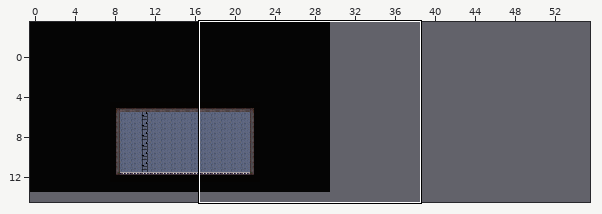
An edit to a level. Tiled map, scream-machine/Assets/Resources/RawMaps/Compound/LoopingArea.tmx. The first picture is a wide view before the edit; the outline marks the close-up.
Close-up. The starting point:
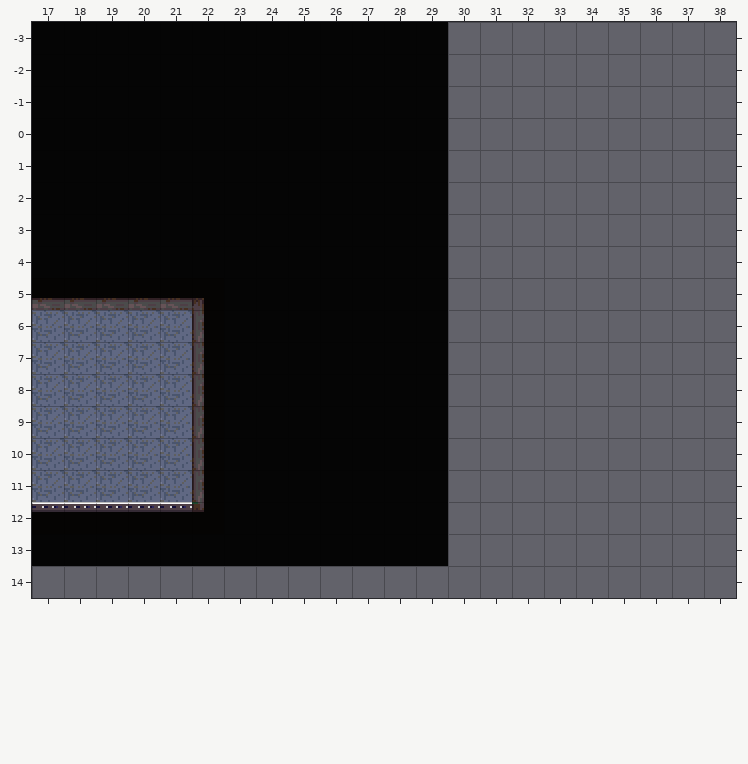
Cells are 16x16 px. Shown: x 17..38, y -3..14. The commit also changed other parts of the map, which this record leaves out. The old version is drawn lined up with the new one.
Once edited:
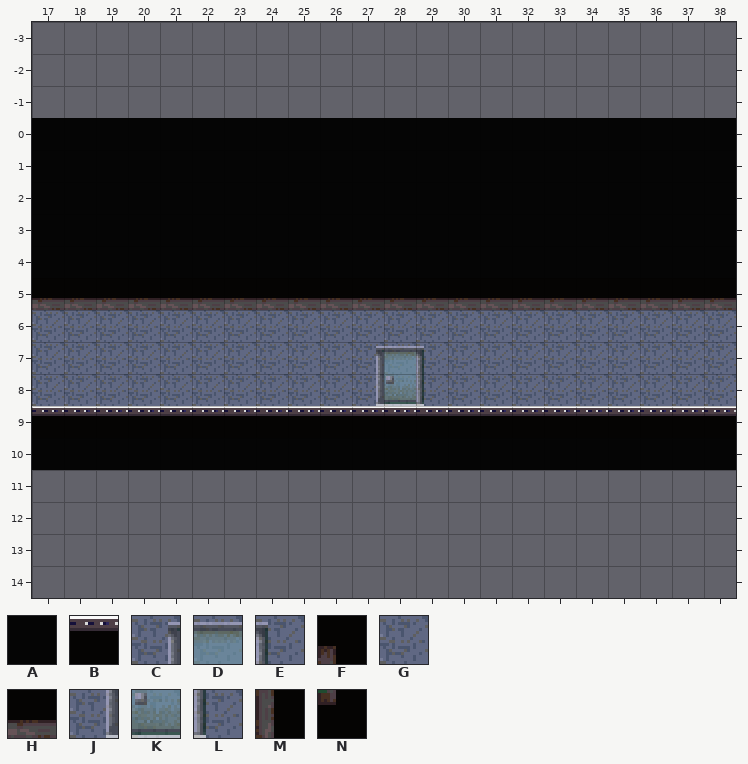
Key: from "general": A 0, B 1, C 2, D 3, E 4, F 14, G 16, H 17, J 18, K 19, L 20, M 30, N 78.
_ is an empty cell, . an unchanged one.
Tiles of an added or newly shown layer are drawn over the layers below it.
See-through tiles are keyed as they look on the map.
Diff:
map size 30x17 -> 56x11 cells (old content now starts at 0,-3; both pictures use the new coordinates)
--- layer "Back"
@@ x 17..38 @@
--3 AAAAAAAAAAAAA.........
--2 AAAAAAAAAAAAA.........
--1 AAAAAAAAAAAAA.........
- 0 ............._________
- 1 ............._________
- 2 ............._________
- 3 ............._________
- 4 ............._________
- 5 .....FAAAAAAA_________
- 6 .....MAAAAAAA.........
- 7 .....MAAAAAAA.........
- 8 .....MAAAAAAA.........
- 9 _____MAAAAAAA_________
-10 _____M......._________
-11 .....MAAAAAAA.........
-12 BBBBBNAAAAAAA.........
-13 AAAAAAAAAAAAA.........
+-3 _____________.........
+-2 _____________.........
+-1 _____________.........
+ 0 .............AAAAAAAAA
+ 1 .............AAAAAAAAA
+ 2 .............AAAAAAAAA
+ 3 .............AAAAAAAAA
+ 4 .............AAAAAAAAA
+ 5 .....HHHHHHHHHHHHHHHHH
+ 6 .....________.........
+ 7 .....________.........
+ 8 .....________.........
+ 9 BBBBBBBBBBBBBBBBBBBBBB
+10 AAAAAA.......AAAAAAAAA
+11 .....________.........
+12 _____________.........
+13 _____________.........
--- layer "Wall"
@@ x 17..38 @@
- 6 ....._________________
- 7 ....._________________
- 8 ....._________________
- 9 GGGGG.................
-10 GGGGG.................
-11 GGGGG.................
+ 6 .....GGGGGGGGGGGGGGGGG
+ 7 .....GGGGGGGGGGGGGGGGG
+ 8 .....GGGGGGGGGGGGGGGGG
+ 9 _____.................
+10 _____.................
+11 _____.................
--- layer "Fore" (added)
@@ x 27..29 @@
- 7 ___
- 8 ___
+ 7 CDE
+ 8 JKL
